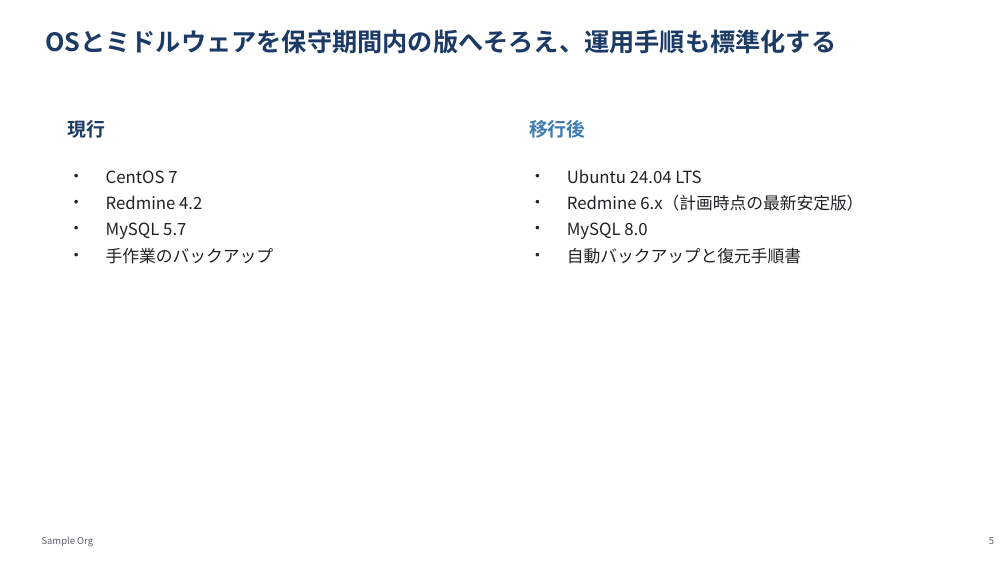
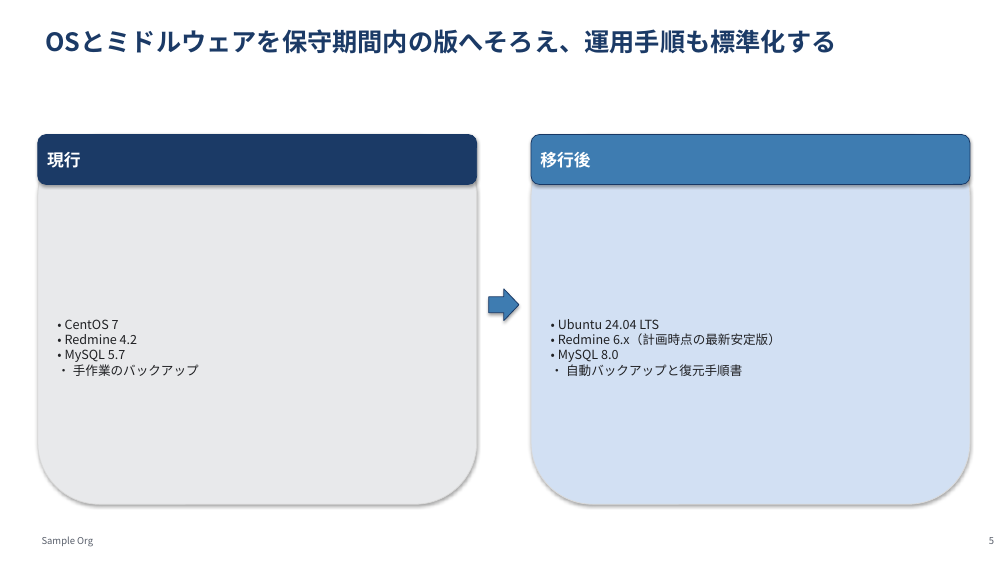
Before and after one commit to YHirano7/Artifacts, a slide deck: slide 5 of skills/pptx-deck/examples/redmine-migration/redmine-migration.pptx. Drawn at 1008x567 pixels with LibreOffice and Linux fonts; fonts in the diff are those of the drawing. Boxes give left, top, right and bottom in pixels: in the first picture for what was removed or moved away, otherwise in the second. Text is boxed around its words. In the diff, an @@ line names an element or a change of style, - is before the commit and + after.

```diff
--- a/skills/pptx-deck/examples/redmine-migration/redmine-migration.pptx
+++ b/skills/pptx-deck/examples/redmine-migration/redmine-migration.pptx
@@ rounded rectangle "現行": place and size @@
-rounded rectangle "現行" at [68, 120, 106, 138]
+rounded rectangle "現行" at [38, 135, 476, 185]
@@ rounded rectangle "現行" at [38, 135, 476, 185]: size 18 to 16 pt, text colour #1B3A66 to #FFFFFF; vertical alignment top to middle; fill none to #1B3A66; outline none to #193866 0.75 pt; shadow on @@
@@ rounded rectangle added at [38, 135, 476, 504], fill #E8E9EB, outline #D9D9D9 0.75 pt @@
@@ rounded rectangle "移行後": place and size @@
-rounded rectangle "移行後" at [529, 120, 586, 138]
+rounded rectangle "移行後" at [531, 135, 969, 185]
@@ rounded rectangle "移行後" at [531, 135, 969, 185]: size 18 to 16 pt, text colour #3E7CB1 to #FFFFFF; vertical alignment top to middle; fill none to #3E7CB1; outline none to #193866 0.75 pt; shadow on @@
@@ rounded rectangle added at [531, 135, 969, 504], fill #D2E0F3, outline #D9D9D9 0.75 pt @@
@@ text "• CentOS 7" at [65, 319, 199, 376]: vertical alignment top to middle @@
@@ text "• Ubuntu 24.04 LTS" at [558, 319, 781, 376]: vertical alignment top to middle @@
@@ right arrow added at [488, 289, 519, 321], fill #3E7CB1, outline #193866 0.75 pt @@
@@ text at [65, 319, 199, 376]: text changed; size 16 to 12 pt @@
-・ CentOS 7
-・ Redmine 4.2
-・ MySQL 5.7
-・ 手作業のバックアップ
+• CentOS 7
+• Redmine 4.2
+• MySQL 5.7
+• 手作業のバックアップ
@@ text at [558, 319, 781, 376]: text changed; size 16 to 12 pt @@
-・ Ubuntu 24.04 LTS
-・ Redmine 6.x（計画時点の最新安定版）
-・ MySQL 8.0
-・ 自動バックアップと復元手順書
+• Ubuntu 24.04 LTS
+• Redmine 6.x（計画時点の最新安定版）
+• MySQL 8.0
+• 自動バックアップと復元手順書
```
Also in this commit, not shown: 3 other slides changed, 59 other files.
